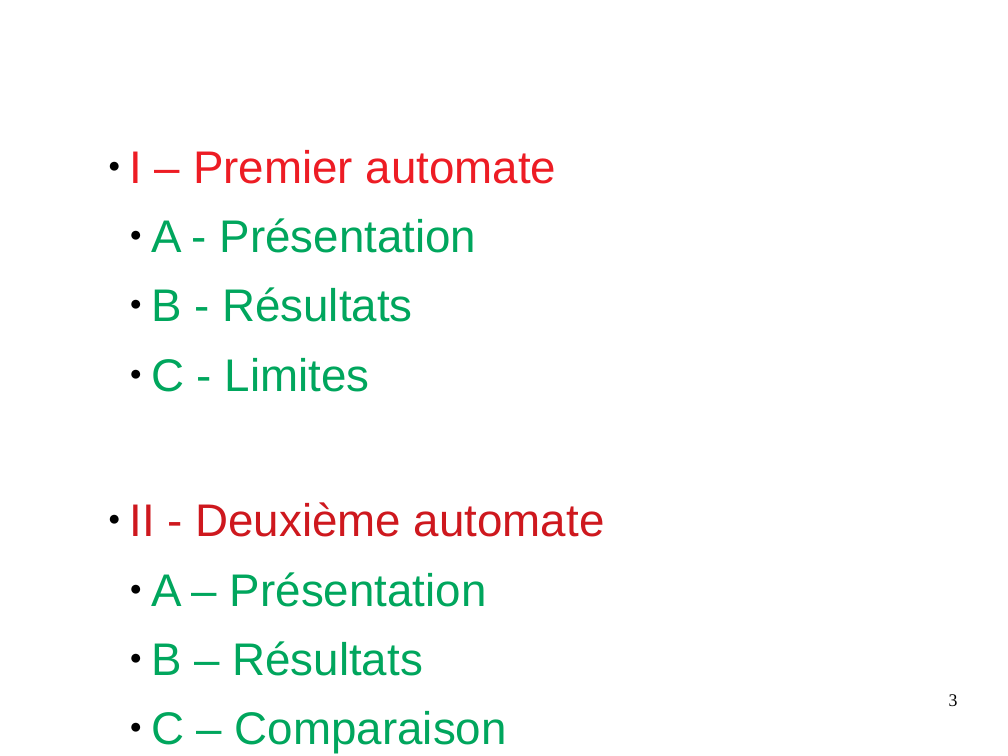
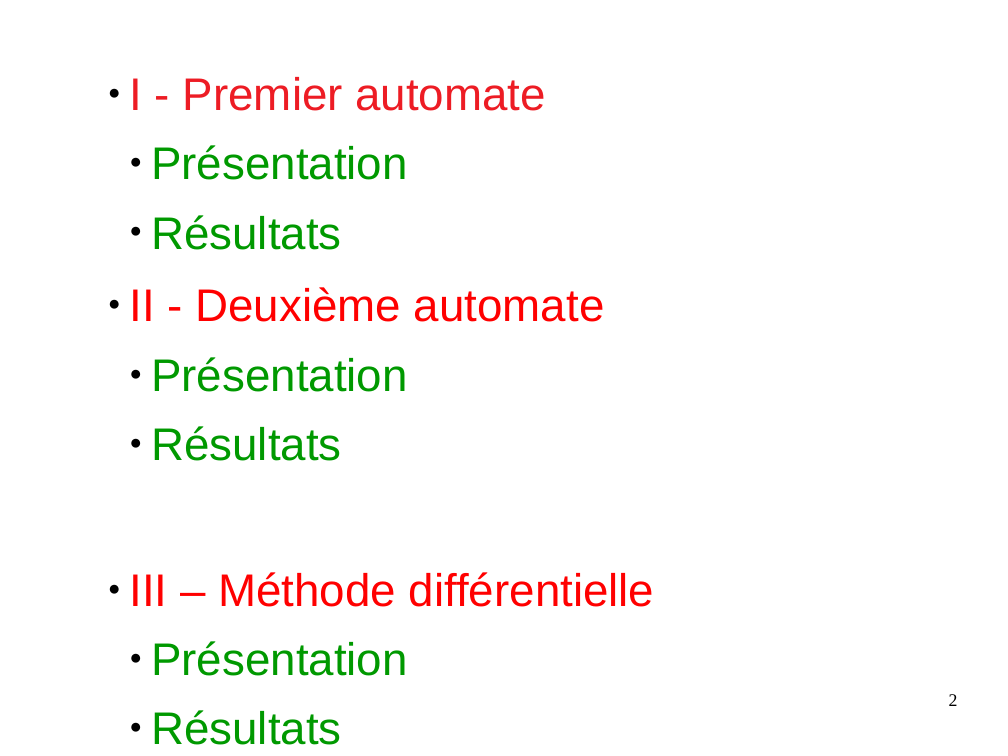
Before and after one commit to Arthurrre/TIPE_Automate, a slide deck: slide 2 of diapo/présentation.odp (slide 3 before the commit). Drawn at 1008x756 pixels with LibreOffice and Linux fonts; fonts in the diff are those of the drawing. Boxes give left, top, right and bottom in pixels: in the first picture for what was removed or moved away, otherwise in the second. Text is boxed around its words. In the diff, an @@ line names an element or a change of style, - is before the commit and + after.

```diff
--- a/diapo/présentation.odp
+++ b/diapo/présentation.odp
@@ text at bbox=[130, 77, 546, 250]: text changed; text colour #00A65D to #009900 @@
-● I – Premier automate
-  ● A - Présentation
-  ● B - Résultats
-  ● C - Limites
+● I - Premier automate
+  ● Présentation
+  ● Résultats
@@ text at bbox=[130, 287, 605, 322]: text colour #CE181E to #FF0000 in "II - Deuxième automate" @@
@@ text at bbox=[130, 357, 655, 745]: text changed; text colour #00A65D to #009900 @@
-  ● A – Présentation
-  ● B – Résultats
-  ● C – Comparaison
+  ● Présentation
+  ● Résultats
+● III – Méthode différentielle
+  ● Présentation
+  ● Résultats
@@ page number at bbox=[949, 694, 958, 706]: text changed @@
-3
+2
```
Also in this commit, not shown: 9 other slides changed, 6 slides added, 3 slides removed, 6 other files.
